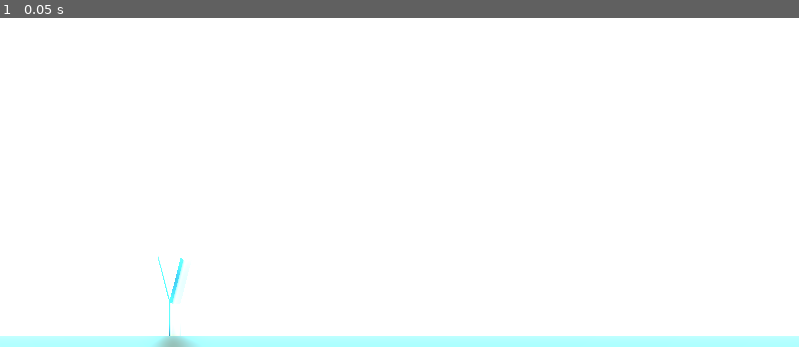
Above: before the commit, frame 1.
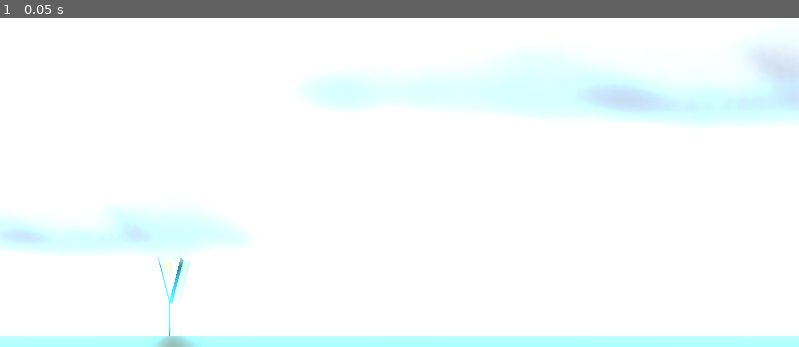
Above: after the commit, the same moment.

Repository: EricBL3/godot-prototyping
Game: Godot game, scene res://scenes/_scene_0.tscn
Same seed, same stepped clock (60 frames per second), same inputs: the game is played once before the commit and once after it.
Inputs:
- Up to frame 1 (0.05 s): no input

The runs differ from the first frame. In frame 1, 9.6% of the frame differs, in the area x 0-100%, y 8-80%.

Commit message:
Added clouds

Diff:
--- a/Mission Demolition/scenes/_scene_0.tscn
+++ b/Mission Demolition/scenes/_scene_0.tscn
@@ -1,9 +1,15 @@
-[gd_scene load_steps=10 format=3 uid="uid://puslsuyt8s6p"]
+[gd_scene load_steps=16 format=3 uid="uid://puslsuyt8s6p"]
 
 [ext_resource type="Environment" uid="uid://cq1pfgx8123vr" path="res://world_environment.tres" id="1_ci61d"]
 [ext_resource type="Script" path="res://scripts/Slingshot.gd" id="1_w6e8f"]
 [ext_resource type="Material" uid="uid://bo5htdte0aufn" path="res://materials/m_slingshot.tres" id="1_yw4aa"]
 [ext_resource type="Script" path="res://scripts/MainCamera.gd" id="2_q43li"]
+[ext_resource type="Script" path="res://scripts/CloudCover.gd" id="5_rq3do"]
+[ext_resource type="Texture2D" uid="uid://tnxvsblbfayq" path="res://Textures & Sprites/cloud1.png" id="6_6xqgm"]
+[ext_resource type="Texture2D" uid="uid://mysbjhcsd0rg" path="res://Textures & Sprites/cloud2.png" id="7_jx1bd"]
+[ext_resource type="Texture2D" uid="uid://bdows8g3k3v3e" path="res://Textures & Sprites/cloud3.png" id="8_stx7r"]
+[ext_resource type="Texture2D" uid="uid://gkhdqluqni60" path="res://Textures & Sprites/cloud4.png" id="9_r35gj"]
+[ext_resource type="Texture2D" uid="uid://gpg55tyddleb" path="res://Textures & Sprites/cloud5.png" id="10_g67lp"]
 
 [sub_resource type="StandardMaterial3D" id="StandardMaterial3D_2qpqi"]
 albedo_color = Color(0.490196, 0.360784, 0.223529, 1)
@@ -46,6 +52,7 @@
 [node name="Slingshot" type="Node3D" parent="."]
 transform = Transform3D(0.965926, 0, 0.258819, 0, 1, 0, -0.258819, 0, 0.965926, -10, -10, 0)
 script = ExtResource("1_w6e8f")
+velocity_mult = 20.0
 
 [node name="Base" type="MeshInstance3D" parent="Slingshot"]
 transform = Transform3D(0.5, 0, 0, 0, 1, 0, 0, 0, 0.5, 0, 1, 0)
@@ -81,6 +88,10 @@
 
 [node name="Projectiles" type="Node" parent="."]
 
+[node name="CloudCover" type="Node3D" parent="."]
+script = ExtResource("5_rq3do")
+cloud_sprites = Array[Resource]([ExtResource("6_6xqgm"), ExtResource("7_jx1bd"), ExtResource("8_stx7r"), ExtResource("9_r35gj"), ExtResource("10_g67lp")])
+
 [connection signal="input_event" from="Slingshot/SphereArea" to="Slingshot" method="_on_sphere_area_input_event"]
 [connection signal="mouse_entered" from="Slingshot/SphereArea" to="Slingshot" method="_on_sphere_area_mouse_entered"]
 [connection signal="mouse_exited" from="Slingshot/SphereArea" to="Slingshot" method="_on_sphere_area_mouse_exited"]
--- /dev/null
+++ b/Mission Demolition/scenes/slingshot.tscn
@@ -0,0 +1,50 @@
+[gd_scene load_steps=5 format=3 uid="uid://2ixybb6dciwd"]
+
+[ext_resource type="Script" path="res://scripts/Slingshot.gd" id="1_bjtgp"]
+[ext_resource type="Material" uid="uid://bo5htdte0aufn" path="res://materials/m_slingshot.tres" id="2_l520k"]
+
+[sub_resource type="CylinderMesh" id="CylinderMesh_6kvig"]
+
+[sub_resource type="SphereShape3D" id="SphereShape3D_18d8e"]
+radius = 3.0
+
+[node name="Slingshot" type="Node3D"]
+transform = Transform3D(0.965926, 0, 0.258819, 0, 1, 0, -0.258819, 0, 0.965926, -10, -10, 0)
+script = ExtResource("1_bjtgp")
+velocity_mult = 20.0
+
+[node name="Base" type="MeshInstance3D" parent="."]
+transform = Transform3D(0.5, 0, 0, 0, 1, 0, 0, 0, 0.5, 0, 1, 0)
+mesh = SubResource("CylinderMesh_6kvig")
+surface_material_override/0 = ExtResource("2_l520k")
+
+[node name="LeftArm" type="MeshInstance3D" parent="."]
+transform = Transform3D(0.5, 0, 0, 0, 0.999849, 0.353553, 0, -0.999849, 0.353553, 0, 3, -1)
+mesh = SubResource("CylinderMesh_6kvig")
+surface_material_override/0 = ExtResource("2_l520k")
+
+[node name="RightArm" type="MeshInstance3D" parent="."]
+transform = Transform3D(0.5, 0, 0, 0, 0.999849, -0.353553, 0, 0.999849, 0.353553, 0, 3, 1)
+mesh = SubResource("CylinderMesh_6kvig")
+surface_material_override/0 = ExtResource("2_l520k")
+
+[node name="SphereArea" type="Area3D" parent="."]
+transform = Transform3D(1, 0, 0, 0, 1, 0, 0, 0, 1, 0, 4, 0)
+
+[node name="SphereCollider" type="CollisionShape3D" parent="SphereArea"]
+shape = SubResource("SphereShape3D_18d8e")
+
+[node name="LaunchPoint" type="Node3D" parent="."]
+transform = Transform3D(0.965926, 0, -0.258819, 0, 1, 0, 0.258819, 0, 0.965926, 0, 4, 0)
+
+[node name="OmniLight3D" type="OmniLight3D" parent="LaunchPoint"]
+transform = Transform3D(1, 0, 0, 0, 1, 0, 0, 0, 1, 0.992172, 1.33413, 0)
+light_color = Color(0.74902, 0.74902, 0.74902, 1)
+light_energy = 100.0
+light_size = 1.0
+omni_range = 3.816
+omni_attenuation = 2.46229
+
+[connection signal="input_event" from="SphereArea" to="." method="_on_sphere_area_input_event"]
+[connection signal="mouse_entered" from="SphereArea" to="." method="_on_sphere_area_mouse_entered"]
+[connection signal="mouse_exited" from="SphereArea" to="." method="_on_sphere_area_mouse_exited"]
--- /dev/null
+++ b/Mission Demolition/scripts/CloudCover.gd
@@ -0,0 +1,33 @@
+extends Node3D
+
+@export_group("Inscribed")
+@export var cloud_sprites : Array[Resource] = []
+@export var num_clouds : int = 40
+@export var min_pos : Vector3 = Vector3(-20, -5, 5)
+@export var max_pos : Vector3 = Vector3(300, 40, -5)
+
+## For scale_range, x is the min value, and y is the max value.
+@export var scale_range : Vector2 = Vector2(1, 4)
+
+func _ready():
+	var parent_trans = transform
+	var cloud
+	var scale_mult
+
+	for i in num_clouds:
+		cloud = Sprite3D.new()
+		var sprite_num = randi() % cloud_sprites.size()
+		cloud.texture = cloud_sprites[sprite_num]
+
+		cloud.global_position = random_pos()
+		add_child(cloud)
+		scale_mult = randf_range(scale_range.x, scale_range.y)
+		cloud.scale = Vector3.ONE * scale_mult
+
+func random_pos():
+	var pos = Vector3()
+	pos.x = randf_range(min_pos.x, max_pos.x)
+	pos.y = randf_range(min_pos.y, max_pos.y)
+	pos.z = randf_range(min_pos.z, max_pos.z)
+
+	return pos
--- /dev/null
+++ b/Mission Demolition/scripts/gizmo.gd
@@ -0,0 +1,2 @@
+extends Node3D
+class_name Gizmo
--- a/Mission Demolition/shaders/halo_effect.gdshader
+++ /dev/null
@@ -1,8 +0,0 @@
-shader_type spatial;
-
-uniform vec4 glow_color : source_color;
-uniform float glow_intensity;
-
-void fragment() {
-    EMISSION = glow_color.rgb * glow_intensity;
-}
Binary file added: Mission Demolition/Textures & Sprites/cloud1.png
Not shown, added: Mission Demolition/Textures & Sprites/cloud1.png.import
Binary file added: Mission Demolition/Textures & Sprites/cloud2.png
Not shown, added: Mission Demolition/Textures & Sprites/cloud2.png.import
Binary file added: Mission Demolition/Textures & Sprites/cloud3.png
Not shown, added: Mission Demolition/Textures & Sprites/cloud3.png.import
Binary file added: Mission Demolition/Textures & Sprites/cloud4.png
Not shown, added: Mission Demolition/Textures & Sprites/cloud4.png.import
Binary file added: Mission Demolition/Textures & Sprites/cloud5.png
Not shown, added: Mission Demolition/Textures & Sprites/cloud5.png.import
